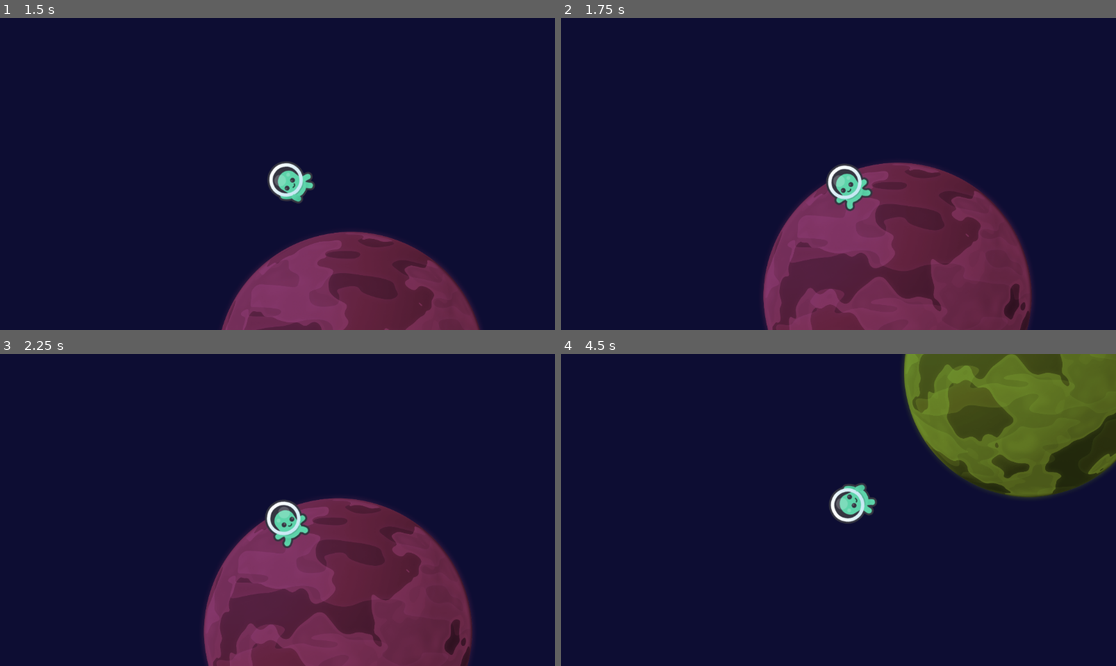
Above: before the commit, frames 1-4 (two rows, left to right).
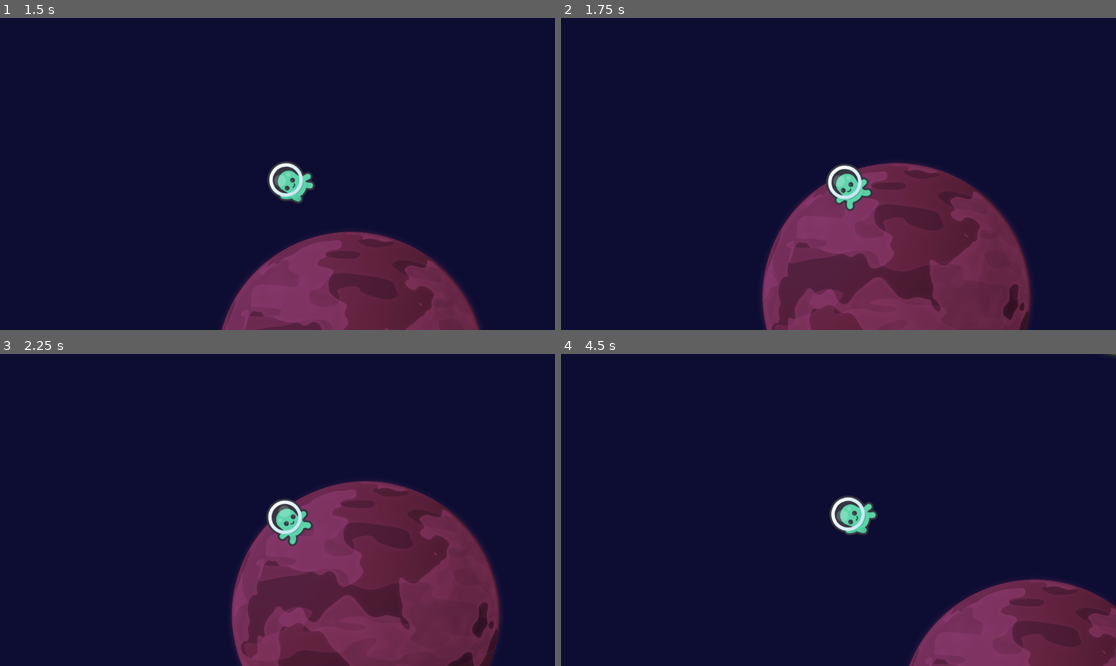
Above: after the commit, the same moments.

Repository: nathan-tang/astronautwithapen
Game: Godot game, scene res://Scenes/main.tscn
Same seed, same stepped clock (60 frames per second), same inputs: the game is played once before the commit and once after it. The engine's default icon, where the game draws it, is replaced by a stand-in: a white triangle on a blue panel in a dark square.
Inputs:
- Up to frame 1 (1.5 s): hold D (move_right) 0.53-1.28 s; tap Space (jump) at 0.6, 0.77, 1.07, 1.35 s; hold S (move_down) from 1.28 s (still down)
- Up to frame 2 (1.75 s): keep holding S (move_down); tap Space (jump) at 1.52 s
- Up to frame 3 (2.25 s): tap Space (jump) at 1.82, 2.1 s; release S (move_down) at 2.03 s; hold D (move_right) from 2.03 s (still down)
- Up to frame 4 (4.5 s): release D (move_right) at 2.78 s; hold W (move_up) 2.78-3.53 s; tap Space (jump) at 2.85, 3.02, 3.32, 3.6, 3.77, 4.07, 4.35 s; hold A (move_left) from 3.53 s (still down)

Frame 1 is identical in both runs. In frame 2, 0.4% of the frame differs, in the area x 36-85%, y 46-100%; in frame 3, 13%; in frame 4, 24%, in the area x 48-100%, y 0-100%.

Commit message:
tweaked movement again

Diff:
--- a/Scenes/player.tscn
+++ b/Scenes/player.tscn
@@ -40,6 +40,7 @@
 }]
 
 [node name="Player" type="CharacterBody2D" groups=["player"]]
+safe_margin = 0.08
 script = ExtResource("1_player")
 
 [node name="CollisionShape2D" type="CollisionShape2D" parent="."]
--- a/Scripts/player.gd
+++ b/Scripts/player.gd
@@ -32,6 +32,8 @@
 var last_stable_gravity: Vector2 = Vector2.DOWN
 var gravity_direction: Vector2 = Vector2.DOWN  ## Current gravity direction (unit vector)
 var is_grounded: bool = false
+var ground_normal: Vector2 = Vector2.UP  ## Actual surface normal from collision
+var ground_coyote_time: float = 0.0  ## Grace period for ground state to prevent flicker
 
 # Jump state
 var jump_grace_timer: float = 0.0  ## Time remaining in jump grace period
@@ -85,16 +87,21 @@
 			gravity_to_apply *= jump_grace_gravity_reduction
 		velocity += gravity_to_apply * delta
 	else:
-		# When grounded, aggressively remove ANY velocity away from surface
-		var surface_normal = -gravity_direction
-		var velocity_away_from_surface = velocity.dot(surface_normal)
-		# Remove both inward AND outward velocity components
-		velocity -= surface_normal * velocity_away_from_surface
-
-		# Apply strong downward force to keep player stuck to ground
-		# BUT skip this during jump grace period to allow jumps to escape orbit
+		# When grounded, keep velocity purely tangent to surface
+		var surface_normal = ground_normal
+
+		# Project velocity to be tangent to surface (remove perpendicular component)
+		var velocity_perpendicular = velocity.dot(surface_normal)
+		velocity = velocity - (surface_normal * velocity_perpendicular)
+
+		# Apply stick force to maintain ground contact
+		# Only if not jumping and if we're not already moving into the surface
 		if jump_grace_timer <= 0:
-			velocity += gravity_direction * ground_stick_force * delta
+			# Push into surface with significant force
+			velocity -= surface_normal * ground_stick_force * delta
+			# Immediately re-project to ensure we're purely tangent (no drift)
+			velocity_perpendicular = velocity.dot(surface_normal)
+			velocity = velocity - (surface_normal * velocity_perpendicular)
 
 	# 8. Clamp velocity to prevent extreme speeds
 	if velocity.length() > max_speed:
@@ -103,7 +110,19 @@
 	move_and_slide()
 
 	# 9. Check if grounded (AFTER move_and_slide to use current collision data)
-	is_grounded = check_ground()
+	var physically_grounded = check_ground()
+
+	# Use coyote time to prevent ground state flickering during fast movement
+	if physically_grounded:
+		is_grounded = true
+		ground_coyote_time = 0.21  # 210ms grace period
+	else:
+		# Still consider grounded briefly if we were recently on ground (coyote time)
+		if ground_coyote_time > 0:
+			ground_coyote_time -= delta
+			is_grounded = true
+		else:
+			is_grounded = false
 
 	# 10. Update animations
 	update_animation()
@@ -216,20 +235,27 @@
 
 	# When grounded, project movement onto the surface tangent (parallel to ground)
 	if is_grounded:
-		# Get surface tangent (perpendicular to gravity)
-		var surface_tangent = Vector2(-gravity_direction.y, gravity_direction.x)
+		# Get surface tangent (perpendicular to actual ground normal, not gravity)
+		var surface_tangent = Vector2(-ground_normal.y, ground_normal.x)
 
 		# Project input onto tangent - this gives us the scalar component along the tangent
-		var tangent_amount = world_input.dot(surface_tangent)
-
-		# Preserve input magnitude: when player pushes diagonally, they expect full speed
-		# So we scale by the original input length, not the projected length
+		var tangent_projection = world_input.dot(surface_tangent)
+
+		# Only apply movement if there's actual input
 		var input_magnitude = world_input.length()
-		if abs(tangent_amount) > 0.01:  # Avoid division by zero
-			# Normalize the tangent component and scale by full input magnitude
-			var move_direction = surface_tangent * sign(tangent_amount) * input_magnitude * move_speed
+		if input_magnitude > 0.01:
+			# Use the actual tangent projection, not sign * magnitude
+			# This preserves the proper movement amount
+			var move_direction = surface_tangent * tangent_projection * move_speed
 			velocity.x = lerp(velocity.x, move_direction.x, 0.2)
 			velocity.y = lerp(velocity.y, move_direction.y, 0.2)
+		else:
+			# No input - apply strong friction to stop completely
+			# Use tangent velocity to stop drift along surface
+			var tangent_velocity = velocity.dot(surface_tangent)
+			# Dampen tangential movement heavily
+			tangent_velocity = lerp(tangent_velocity, 0.0, 0.3)
+			velocity = surface_tangent * tangent_velocity
 	else:
 		# In air, allow free movement with reduced control
 		var move_direction = world_input * move_speed * air_control
@@ -262,14 +288,27 @@
 
 ## Check if player is on the ground
 func check_ground() -> bool:
-	# Primary: Check slide collisions from move_and_slide
+	# Check slide collisions from move_and_slide
+	var best_ground_normal := Vector2.ZERO
+	var best_alignment := -1.0
+	var found_ground := false
+
 	if get_slide_collision_count() > 0:
 		for i in get_slide_collision_count():
 			var collision = get_slide_collision(i)
 			# Check if collision normal is roughly opposite to gravity direction
 			var collision_angle = collision.get_normal().dot(-gravity_direction)
-			if collision_angle > 0.5:  # Within ~60 degrees (more lenient)
-				return true
+			if collision_angle > 0.2:  # Within ~80 degrees (extremely lenient for curved surfaces)
+				# Store the actual ground normal for accurate tangent calculation
+				# Use the collision with the best alignment
+				if collision_angle > best_alignment:
+					best_ground_normal = collision.get_normal()
+					best_alignment = collision_angle
+				found_ground = true
+
+	if found_ground:
+		ground_normal = best_ground_normal
+		return true
 
 	return false
 
@@ -304,15 +343,12 @@
 		if current_anim != "jump":
 			animated_sprite.play("jump")
 	else:
-		# On ground - base animation primarily on input state for stability
-		if current_anim == "walk":
-			# Currently walking - only stop if player releases input
-			if not is_moving:
-				animated_sprite.play("idle")
-		else:
-			# Currently idle or other state - check if should walk
-			if is_moving:
-				animated_sprite.play("walk")
-			elif current_anim != "idle":
-				# Not moving and not already idle - switch to idle
-				animated_sprite.play("idle")
+		# On ground - determine target animation based on input
+		var target_anim = "idle"
+		if is_moving:
+			target_anim = "walk"
+
+		# Only change animation if different from current
+		# This prevents restarting the same animation
+		if current_anim != target_anim:
+			animated_sprite.play(target_anim)
Not shown: 1 places in Scenes/main.tscn that only renumber resources
